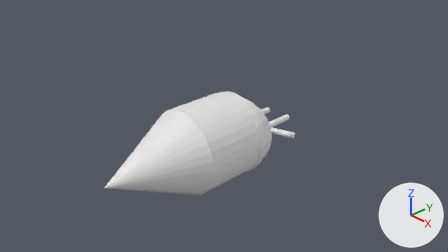
A saved change to the Blender file ARCSEducation/Assets/Resources/Models/LogicalXorModelMerged.blend.
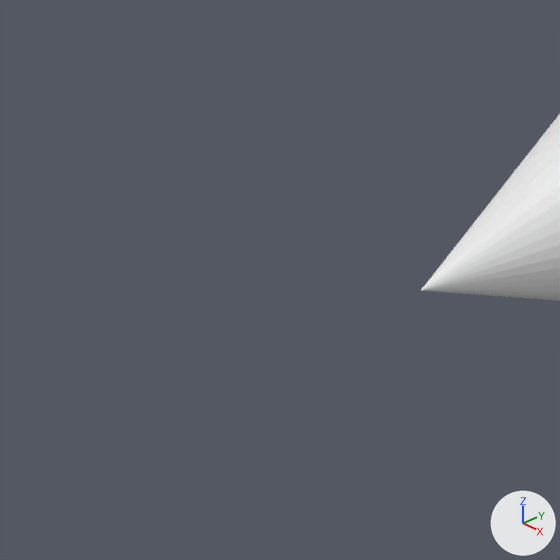
Each version is shown from the file's camera 'Camera', then close up on the part from 1% to 31% of the width and 47% to 100% of the height. Arrows for +X, +Y and +Z are at lower right; the lights stay in place.

Before the edit, the objects in view are built like this:
```python
me_cubeziercurve = bpy.data.meshes.new('CUBezierCurve')
me_cubeziercurve.from_pydata(...)  # 1072 vertices, 887 faces, 17 loose edges; spans x -1.04..1.24, y -4.38..0.7, z -1.02..1.0
ob_logicalxor = bpy.data.objects.new('LogicalXOR', me_cubeziercurve)
ob_logicalxor.location = (-0.041, 1.676, 0.003)
```
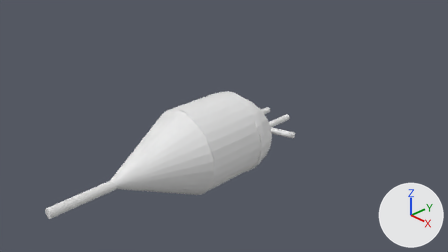
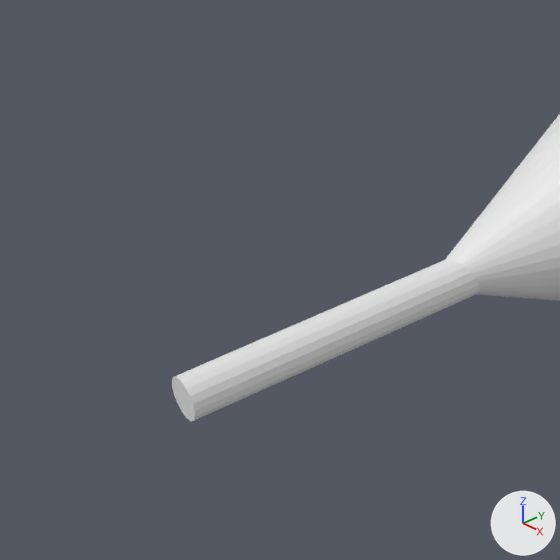
Location of each change, [x1, y1, x2, y2] in pixels of the close-ups (560 x 560 px):
'LogicalXOR', reshaped: before [421, 114, 560, 301]; after [172, 114, 560, 422]
part 1 of me_cubeziercurve, added: after [172, 259, 480, 422]

What the commit changed:
me_cubeziercurve is used by ob_logicalxor; location (-0.041, 1.676, 0.003).
me_cubeziercurve had 1072 vertices, 887 faces, 17 loose edges and spanned x -1.04..1.24, y -4.38..0.7, z -1.02..1.0.
me_cubeziercurve now has 1108 vertices, 907 faces, 17 loose edges and spans x -1.04..1.24, y -5.54..0.7, z -1.02..1.0.
me_cubeziercurve part 1: a new loose piece of 36 vertices spanning x -0.04..0.18, y -5.54..-4.04, z -0.14..0.08.
